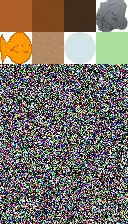
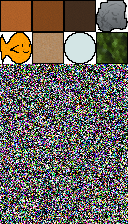
Layered file, before and after one edit (128x224). Changes by layer:
painted on "rock-drawn" over [96, 0, 128, 32]
showed "rock" over [96, 1, 128, 32]
painted on "fish" over [0, 32, 32, 64]
painted on "Background" over [0, 0, 128, 64]
